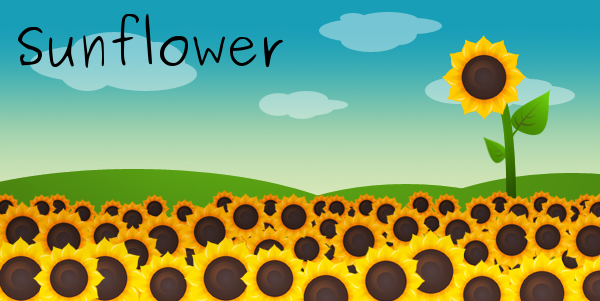
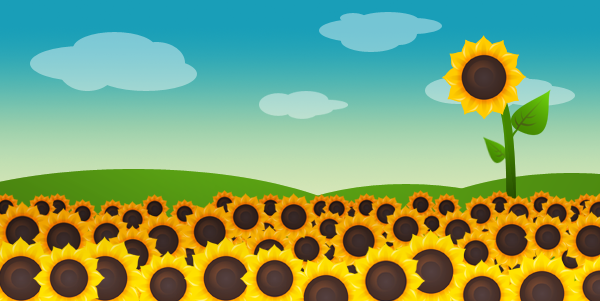
Revision of a layered 600px x 301px image; what changed, layer by layer:
removed layer "Sunflower" (was grain merge) over (18, 14, 283, 68)
removed layer "Background" over (18, 14, 283, 68)
